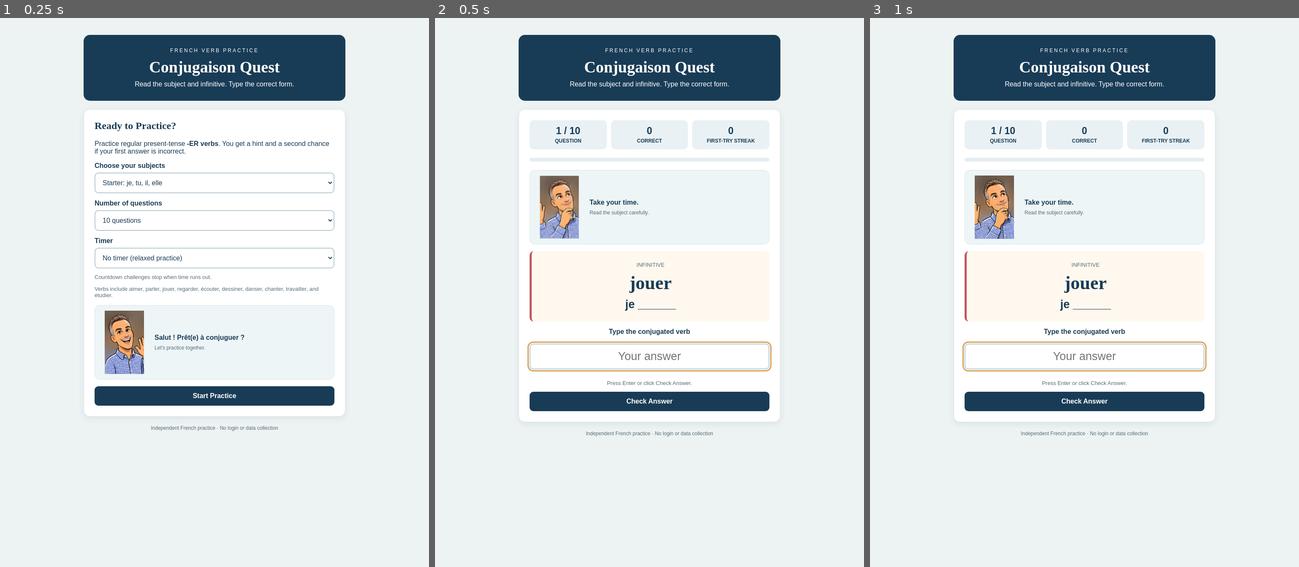
Above: before the commit, frames 1-3 (left to right).
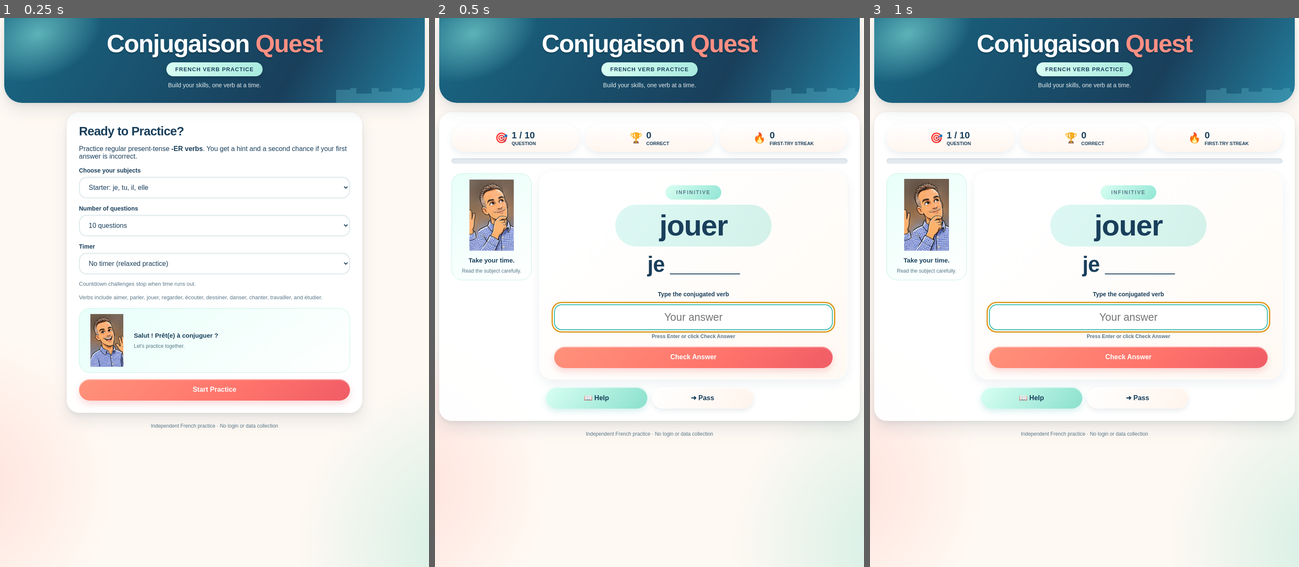
Above: after the commit, the same moments.

Repository: MonsieurAlves/french-conjugation-game
Game: browser game, page index.html
Two runs of this game, one before a commit and one after it. Both use one fixed random seed, a clock stepped at 60 frames per second and the inputs below.
Inputs:
- Up to frame 1 (0.25 s): no input
- Up to frame 2 (0.5 s): click "Start Practice" at 0.27 s
- Up to frame 3 (1 s): no input

The runs differ from the first frame. In frame 1, 20% of the frame differs, in the area x 0-100%, y 0-76%; in frame 2, 22%; in frame 3, 22%, in the area x 0-100%, y 0-77%.

Commit message:
Redesign Conjugaison Quest with Coastal Pop UI and working Help / Pass controls

Diff:
--- a/index.html
+++ b/index.html
@@ -7,227 +7,103 @@
 <title>Conjugaison Quest</title>
 
 <style>
-* { box-sizing: border-box; }
-
-body {
-  margin: 0;
-  background: #edf3f3;
-  font-family: Arial, sans-serif;
-  color: #193c56;
-}
-
-main {
-  max-width: 650px;
-  margin: 25px auto;
-  padding: 15px;
-}
-
-header {
-  background: #193c56;
-  color: white;
-  text-align: center;
-  padding: 30px 20px;
-  border-radius: 15px;
-}
-
-header h1 {
-  font: bold 38px Georgia, serif;
-  margin: 10px 0;
-}
-
-header p { margin: 0; }
-
-.card {
-  background: white;
-  border: 1px solid #dce4e7;
-  border-radius: 15px;
-  padding: 25px;
-  margin-top: 20px;
-  box-shadow: 0 5px 15px #193c5615;
-}
-
-h2 {
-  font-family: Georgia, serif;
-  margin-top: 0;
-}
-
-label {
-  display: block;
-  font-weight: bold;
-  margin: 15px 0 7px;
-}
-
-select, input {
-  width: 100%;
-  font: inherit;
-  padding: 13px;
-  border: 2px solid #b7c9d1;
-  border-radius: 9px;
-  background: white;
-  color: #193c56;
-}
-
-input {
-  text-align: center;
-  font-size: 27px;
-  margin: 12px 0;
-}
-
-button {
-  background: #193c56;
-  color: white;
-  border: 0;
-  border-radius: 9px;
-  padding: 14px 20px;
-  cursor: pointer;
-  font-size: 16px;
-  font-weight: bold;
-  min-height: 46px;
-}
-
-button:hover { background: #316381; }
-
-button:focus-visible, input:focus-visible,
-select:focus-visible {
-  outline: 3px solid #d6a354;
-  outline-offset: 2px;
-}
-
-.full { width: 100%; }
-
-.hidden { display: none !important; }
-
-.stats {
-  display: flex;
-  gap: 10px;
-  margin-bottom: 20px;
-}
-
-.stat {
-  flex: 1;
-  background: #e9f1f5;
-  border-radius: 10px;
-  padding: 12px;
-  text-align: center;
-}
-
-.stat strong {
-  display: block;
-  font-size: 23px;
-}
-
-.stat span {
-  font-size: 12px;
-  font-weight: bold;
-}
-
-.question {
-  background: #fff8ef;
-  border-left: 5px solid #bf5761;
-  text-align: center;
-  border-radius: 10px;
-  padding: 25px 12px;
-}
-
-.infinitive {
-  font: bold 44px Georgia, serif;
-  margin: 10px 0;
-}
-
-.subject {
-  font-size: 27px;
-  font-weight: bold;
-}
-
-.feedback {
-  padding: 17px;
-  border-radius: 10px;
-  margin-top: 17px;
-  line-height: 1.6;
-}
-
-.correct {
-  background: #e1f3e7;
-  border: 1px solid #8ec6a5;
-}
-
-.incorrect {
-  background: #ffeded;
-  border: 1px solid #e3a8ad;
-}
-
-.timer-panel { display: flex; justify-content: space-between; align-items: center; padding: 12px 16px; background: #e9f1f5; border-radius: 10px; margin-bottom: 16px; font-weight: bold; }
-.timer-panel strong { font-size: 25px; font-variant-numeric: tabular-nums; }
-.timer-panel.low-time { background: #ffeded; color: #a02131; }
-.avatar-reaction {
-  display:flex; align-items:center; gap:14px; padding:12px;
-  background:#edf5f6; border:1px solid #dce4e7;
-  border-radius:12px; margin:16px 0;
-}
-.avatar-reaction img {
-  width:115px; height:150px; flex-shrink:0;
-  object-fit:contain; object-position:bottom;
-  border-radius:9px;
-}
-.avatar-reaction .avatar-message {
-  flex:1; font-weight:bold; line-height:1.45; font-size:16px;
-}
-.avatar-reaction .avatar-message small {
-  display:block; margin-top:5px; font-size:12px;
-  font-weight:normal; color:#586d78;
-}
-.avatar-reaction.avatar-active img { animation: avatar-pop .35s ease-out; }
-@keyframes avatar-pop {
-  from { transform:scale(.94); opacity:.7; }
-  to { transform:scale(1); opacity:1; }
+
+:root { --navy:#193F5B; --navy-deep:#10344D; --coral:#FF746B; --coral-dark:#E9595E; --mint:#85DDCA; --mint-dark:#35BBAF; --cream:#FFF9F3; --gold:#FFD17A; --ink:#193F5B; --shadow:0 18px 36px rgba(25,63,91,.11),0 4px 11px rgba(25,63,91,.07); }
+* { box-sizing:border-box; }
+body { margin:0; font-family: "Trebuchet MS",Arial,sans-serif; color:var(--ink); background:radial-gradient(circle at 0% 85%,rgba(255,116,107,.19),transparent 22%), radial-gradient(circle at 100% 96%,rgba(133,221,202,.37),transparent 24%),var(--cream); min-height:100vh; }
+main { max-width:1040px; margin:0 auto; padding:0 22px 30px; }
+header { position:relative; isolation:isolate; overflow:hidden; background:linear-gradient(120deg,#196784,#193F5B 68%,#247F9E); color:white; text-align:center; border-radius:0 0 42px 42px; padding:30px 20px 34px; box-shadow:var(--shadow); }
+header::before { content:""; position:absolute; z-index:-1; left:-8%; top:-70px; width:320px; height:215px; background:radial-gradient(ellipse,#80dcd6a8,transparent 70%); transform:rotate(-22deg); }
+header::after { content:""; position:absolute; z-index:-1; right:-30px; bottom:-10px; height:90px; width:240px; opacity:.3; background:linear-gradient(transparent 50%,#66bfd1 50%); clip-path:polygon(0 100%,0 55%,14% 55%,14% 30%,20% 30%,20% 65%,35% 65%,35% 20%,42% 20%,42% 60%,55% 60%,55% 40%,65% 40%,65% 55%,76% 55%,76% 10%,83% 10%,83% 60%,100% 60%,100% 100%); }
+header h1 { font-size:clamp(34px,5vw,59px); line-height:1.06; letter-spacing:-1.8px; margin:0 0 12px; font-weight:900; text-shadow:0 4px 1px rgba(0,0,0,.14); }
+header h1 span { color:#FF8F83; }
+header p { margin:0; }
+.hero-pill { display:inline-block; background:linear-gradient(120deg,#DAFFF3,#A7EADF); border-radius:999px; box-shadow:0 6px 12px rgba(0,0,0,.13); color:var(--navy); padding:9px 21px; font-size:13px; letter-spacing:1.1px; font-weight:800; text-transform:uppercase; }
+.hero-subtitle { margin-top:13px; font-size:14px; opacity:.88; }
+.card { background:rgba(255,255,255,.93); border:1px solid rgba(255,255,255,.95); border-radius:30px; padding:28px; margin:22px auto 0; box-shadow:var(--shadow); }
+#setup,#end { max-width:700px; }
+h2 { margin:0 0 15px; font-size:29px; letter-spacing:-.7px; }
+label { display:block; font-size:14px; font-weight:800; margin:16px 0 7px; }
+select,input { width:100%; font:inherit; color:var(--ink); border:2px solid #DDE8EB; background:#FFFFFF; border-radius:18px; padding:14px 17px; box-shadow:inset 0 2px 4px #193f5b08; }
+select { cursor:pointer; }
+input { text-align:center; font-size:25px; margin:9px 0 0; }
+input:disabled { background:#EFF6F6; }
+button { font:800 16px "Trebuchet MS",Arial,sans-serif; min-height:51px; padding:13px 23px; border:0; border-radius:999px; background:linear-gradient(135deg,#FF927B,#FF746B 58%,#F05C66); color:white; cursor:pointer; box-shadow:0 8px 16px rgba(235,93,99,.23),inset 0 2px 2px #ffffff8c; transition:transform .16s, box-shadow .16s,filter .16s; }
+button:hover:not(:disabled) { transform:translateY(-2px); filter:saturate(1.08); box-shadow:0 11px 20px rgba(235,93,99,.27); }
+button:active:not(:disabled) { transform:translateY(0); }
+button:disabled { opacity:.6; cursor:not-allowed; }
+button.secondary { color:var(--ink); background:linear-gradient(125deg,#FFFFFF,#FFF4EC); box-shadow:0 5px 12px #193f5b19,inset 0 2px #fff; }
+button.help { color:var(--navy); background:linear-gradient(130deg,#D8FFF2,#8AE0CD); box-shadow:0 6px 15px #35bbaF38,inset 0 2px #ffffff8c; }
+button:focus-visible,input:focus-visible,select:focus-visible,a:focus-visible { outline:3px solid #E09A22; outline-offset:3px; }
+.full { width:100%; } .hidden { display:none !important; }
+.stats { display:flex; gap:14px; margin:0 0 15px; }
+.stat { flex:1; min-width:0; padding:13px 11px; display:flex; gap:9px; align-items:center; justify-content:center; background:linear-gradient(#fff,#FFF5EE); box-shadow:0 6px 16px rgba(25,63,91,.09); border-radius:999px; }
+.stat strong { display:block; font-size:22px; white-space:nowrap; }
+.stat span { display:block; font-size:11px; line-height:1.2; font-weight:800; text-transform:uppercase; }
+.stat .stat-icon { font-size:24px; line-height:1; }
+.progress { height:13px; padding:3px; background:#E4EAF0; border-radius:999px; box-shadow:inset 0 2px 5px #193f5b15; margin:0 0 18px; overflow:hidden; }
+#bar { width:0%; height:100%; border-radius:999px; background:linear-gradient(90deg,#FF9B75,#FF746B,#F15D6D); transition:width .3s ease; }
+.timer-panel { display:flex; align-items:center; justify-content:center; gap:12px; font-weight:800; margin-bottom:15px; }
+.timer-panel strong { font-size:22px; font-variant-numeric:tabular-nums; }
+.timer-panel.low-time { color:#B13340; }
+.game-layout { display:grid; grid-template-columns:minmax(0,190px) minmax(0,1fr); gap:18px; align-items:center; }
+.avatar-reaction { display:flex; align-items:center; gap:12px; background:linear-gradient(145deg,#E8FFF9,#FFFFFF); border:1px solid #C3F0E4; border-radius:25px; padding:13px; margin:15px 0; }
+.avatar-reaction img { width:104px; height:125px; object-fit:contain; object-position:bottom; flex-shrink:0; }
+.avatar-reaction .avatar-message { line-height:1.4; font-weight:800; font-size:15px; }
+.avatar-reaction .avatar-message small { display:block; font-size:12px; color:#547687; font-weight:500; margin-top:7px; }
+#avatarGame { flex-direction:column; align-self:start; text-align:center; margin:5px 0; padding:12px 10px; }
+#avatarGame img { width:min(100%,160px); height:170px; }
+#avatarGame .avatar-message { font-size:15px; }
+.avatar-reaction.avatar-active img { animation:avatar-pop .35s ease-out; }
+@keyframes avatar-pop { from{transform:translateY(5px) scale(.94);opacity:.7} to{transform:translateY(0) scale(1);opacity:1} }
+.question-card { padding:24px clamp(14px,4vw,34px) 26px; border-radius:32px; background:linear-gradient(140deg,#FFFFFF 20%,#FFF9F3 100%); box-shadow:0 8px 25px #193f5b15; border:1px solid #fff; }
+.question { text-align:center; padding:8px 8px 17px; }
+.question .small { display:inline-block; background:linear-gradient(135deg,#D9FFF2,#91E5D4); padding:8px 25px; border-radius:999px; font-size:12px; letter-spacing:2px; font-weight:900; }
+.infinitive { font-size:clamp(43px,6vw,69px); font-weight:900; letter-spacing:-1.5px; background:linear-gradient(120deg,#DDF8F4,#D3F1E9); border-radius:100px; padding:10px 15px; margin:12px auto 13px; max-width:370px; }
+.subject { font-size:clamp(32px,4.8vw,51px); font-weight:900; letter-spacing:-1px; }
+.answer-caption { margin:8px 0 4px; font-size:12px; font-weight:700; color:#597789; text-align:center; }
+#answerForm label { text-align:center; }
+#answer { border-color:var(--mint-dark); box-shadow:0 4px 12px #35bbaF16; }
+#answerForm button { margin-top:13px; }
+.feedback { padding:14px 17px; border-radius:17px; margin:17px 0 0; line-height:1.5; font-size:14px; }
+.feedback p { margin:8px 0 0; }
+.correct { background:#E7FAEF; border:1px solid #9FDEC0; }
+.incorrect { background:#FFF1E9; border:1px solid #F5BFAB; }
+.game-tools { display:flex; gap:11px; margin:18px auto 0; justify-content:center; }
+.game-tools button { flex:1; max-width:240px; }
+.actions { display:flex; flex-wrap:wrap; gap:10px; }
+.actions button { flex:1; }
+.help-panel { padding:17px 20px; border-radius:23px; background:#E8FAF4; border:1px solid #B4EBDD; margin-top:14px; }
+.help-panel h3 { margin:0 0 7px; font-size:19px; }
+.help-panel p { margin:8px 0; font-size:14px; }
+.ending-grid { display:grid; grid-template-columns:repeat(3,1fr); gap:7px; margin:12px 0 0; }
+.ending-grid span { text-align:center; background:white; padding:10px 5px; border-radius:12px; font-size:13px; }
+.small { color:#597789; font-size:13px; line-height:1.5; }
+footer { text-align:center; color:#597789; font-size:12px; margin:24px 0; }
+@media(max-width:710px) {
+ main { padding:0 12px 24px; }
+ header { border-radius:0 0 28px 28px; padding:25px 12px 27px; }
+ .card { padding:18px; border-radius:24px; }
+ .game-layout { grid-template-columns:1fr; gap:8px; }
+ #avatarGame { flex-direction:row; text-align:left; align-items:center; padding:8px 12px; margin:0; }
+ #avatarGame img { width:82px; height:95px; }
+ .stats { gap:6px; }
+ .stat { border-radius:17px; padding:10px 5px; flex-direction:column; gap:3px; }
+ .stat strong { font-size:20px; }
+ .stat span { font-size:9px; text-align:center; }
+ .stat .stat-icon { font-size:17px; }
+ .question-card { padding:14px; border-radius:23px; }
+ .game-tools button { padding:11px 8px; font-size:14px; min-height:45px; }
+}
+@media(max-width:380px) {
+ header h1 { font-size:32px; }
+ .avatar-reaction img { width:80px; height:100px; }
+ .ending-grid { grid-template-columns:repeat(2,1fr); }
 }
 @media(prefers-reduced-motion:reduce) {
-  .avatar-reaction.avatar-active img { animation:none; }
-}
-@media(max-width:450px) {
-  .avatar-reaction img { width:90px; height:118px; }
-  .avatar-reaction .avatar-message { font-size:14px; }
-}
-.progress {
-  height: 9px;
-  background: #e5edf0;
-  border-radius: 9px;
-  overflow: hidden;
-  margin-bottom: 20px;
-}
-
-#bar {
-  height: 100%;
-  width: 0%;
-  background: #238284;
-  transition: width .25s;
-}
-
-.actions {
-  display: flex;
-  gap: 10px;
-}
-
-.actions button { flex: 1; }
-
-.small {
-  font-size: 13px;
-  color: #586d78;
-}
-
-footer {
-  text-align: center;
-  font-size: 12px;
-  color: #586d78;
-  margin: 20px 0;
-}
-
-@media(max-width:450px) {
-  .card { padding: 17px; }
-  .infinitive { font-size: 35px; }
-  .stats { gap: 5px; }
-  .stat { padding: 9px 4px; }
-}
+ *,*::before,*::after { animation:none !important; transition:none !important; }
+}
+
 </style>
 </head>
 
@@ -235,11 +111,9 @@
 <main>
 
 <header>
-  <p style="letter-spacing:3px;font-size:12px;">
-    FRENCH VERB PRACTICE
-  </p>
-  <h1>Conjugaison Quest</h1>
-  <p>Read the subject and infinitive. Type the correct form.</p>
+  <h1>Conjugaison <span>Quest</span></h1>
+  <p class="hero-pill">French Verb Practice</p>
+  <p class="hero-subtitle">Build your skills, one verb at a time.</p>
 </header>
 
 <!-- SETTINGS SCREEN -->
@@ -304,16 +178,16 @@
 
   <div class="stats">
     <div class="stat">
-      <strong id="counter">1 / 10</strong>
-      <span>QUESTION</span>
+      <div class="stat-icon" aria-hidden="true">🎯</div>
+      <div><strong id="counter">1 / 10</strong><span>QUESTION</span></div>
     </div>
     <div class="stat">
-      <strong id="score">0</strong>
-      <span>CORRECT</span>
+      <div class="stat-icon" aria-hidden="true">🏆</div>
+      <div><strong id="score">0</strong><span>CORRECT</span></div>
     </div>
     <div class="stat">
-      <strong id="streak">0</strong>
-      <span>FIRST-TRY STREAK</span>
+      <div class="stat-icon" aria-hidden="true">🔥</div>
+      <div><strong id="streak">0</strong><span>FIRST-TRY STREAK</span></div>
     </div>
   </div>
 
@@ -325,6 +199,7 @@
     <div id="bar"></div>
   </div>
 
+  <div class="game-layout">
   <div id="avatarGame" class="avatar-reaction" aria-live="polite" aria-atomic="true">
     <img id="avatarImage" src="assets/thinking.webp" alt="" onerror="this.style.display='none'">
     <div id="avatarMessage" class="avatar-message">Take your time.
@@ -332,6 +207,7 @@
     </div>
   </div>
 
+  <div class="question-card">
   <div class="question">
     <div class="small">INFINITIVE</div>
     <div id="verb" class="infinitive">parler</div>
@@ -354,9 +230,7 @@
       required
     >
 
-    <p class="small" style="text-align:center;">
-      Press Enter or click Check Answer.
-    </p>
+    <p class="answer-caption">Press Enter or click Check Answer</p>
 
     <button id="check" type="submit" class="full">
       Check Answer
@@ -373,7 +247,23 @@
     role="status"
     aria-live="polite">
   </div>
-
+  </div>
+  </div>
+  <div class="game-tools">
+    <button id="helpButton" class="help" type="button" aria-expanded="false" aria-controls="helpPanel">📖 Help</button>
+    <button id="passButton" class="secondary" type="button">➜ Pass</button>
+  </div>
+  <div id="helpPanel" class="help-panel hidden">
+    <h3>Regular -ER Verb Guide</h3>
+    <p>Remove <strong>-er</strong> from the infinitive and add the ending that matches the subject.</p>
+    <div class="ending-grid">
+      <span><strong>je</strong> → -e</span><span><strong>tu</strong> → -es</span>
+      <span><strong>il / elle</strong> → -e</span><span><strong>nous</strong> → -ons</span>
+      <span><strong>vous</strong> → -ez</span><span><strong>ils / elles</strong> → -ent</span>
+    </div>
+    <p><strong>Example:</strong> parler → nous parlons</p>
+    <p class="small">Using Help doesn't affect your score. The goal is learning!</p>
+  </div>
 </section>
 
 <!-- RESULTS SCREEN -->
@@ -385,6 +275,7 @@
   <p id="results" style="font-size:29px;font-weight:bold;"></p>
   <p id="message"></p>
   <p id="attemptResults" class="small"></p>
+  <p id="passResults" class="small"></p>
   <p id="timeResults" class="small"></p>
   <div id="avatarEnd" class="avatar-reaction">
     <img id="avatarEndImage" src="assets/complete.webp" alt="" onerror="this.style.display='none'">
@@ -435,6 +326,7 @@
 let firstTryCorrect = 0;
 let recovered = 0;
 let missed = 0;
+let passed = 0;
 const avatarLines = {
   thinking: ["Take your time.", "Look carefully at the subject.", "You know the pattern!"],
   correct: ["Bravo ! Bien joué !", "Excellent !", "Très bien !"],
@@ -554,6 +446,8 @@
   firstTryCorrect = 0;
   recovered = 0;
   missed = 0;
+  passed = 0;
+  hideHelp();
   showScreen("game");
   showQuestion();
   startTimer();
@@ -561,6 +455,7 @@
 
 function showQuestion() {
   answered = false;
+  hideHelp();
   attempts = 0;
 
   const q = questions[index];
@@ -584,6 +479,7 @@
   $("check").classList.remove("hidden");
   $("check").textContent = "Check Answer";
   $("next").classList.add("hidden");
+  $("passButton").textContent = "➜ Pass";
   $("feedback").className = "feedback hidden";
   $("feedback").textContent = "";
 
@@ -674,6 +570,7 @@
   $("next").classList.remove("hidden");
   $("next").textContent = index === questions.length - 1
     ? "See Results" : "Next Question";
+  $("passButton").textContent = "➜ Next";
   $("next").focus();
 }
 
@@ -700,6 +597,7 @@
 
   $("attemptResults").textContent = "Correct on first try: " + firstTryCorrect +
     " · Correct after retry: " + recovered + " · Missed after two tries: " + missed;
+  $("passResults").textContent = passed ? "Passed questions: " + passed : "";
   const percentage = score / questions.length;
 
   $("message").textContent = timeExpired
@@ -711,6 +609,24 @@
     : "Keep practicing. Every round builds accuracy.";
 }
 
+function hideHelp() {
+  $("helpPanel").classList.add("hidden");
+  $("helpButton").setAttribute("aria-expanded", "false");
+}
+$("helpButton").addEventListener("click", () => {
+  const showing = $("helpPanel").classList.toggle("hidden");
+  $("helpButton").setAttribute("aria-expanded", String(!showing));
+});
+$("passButton").addEventListener("click", () => {
+  if (answered) {
+    nextQuestion();
+    return;
+  }
+  // A pass ends this question without credit and without penalizing the error counts.
+  passed++;
+  streak = 0;
+  nextQuestion();
+});
 $("start").addEventListener("click", startGame);
 
 $("answerForm").addEventListener("submit", event => {
